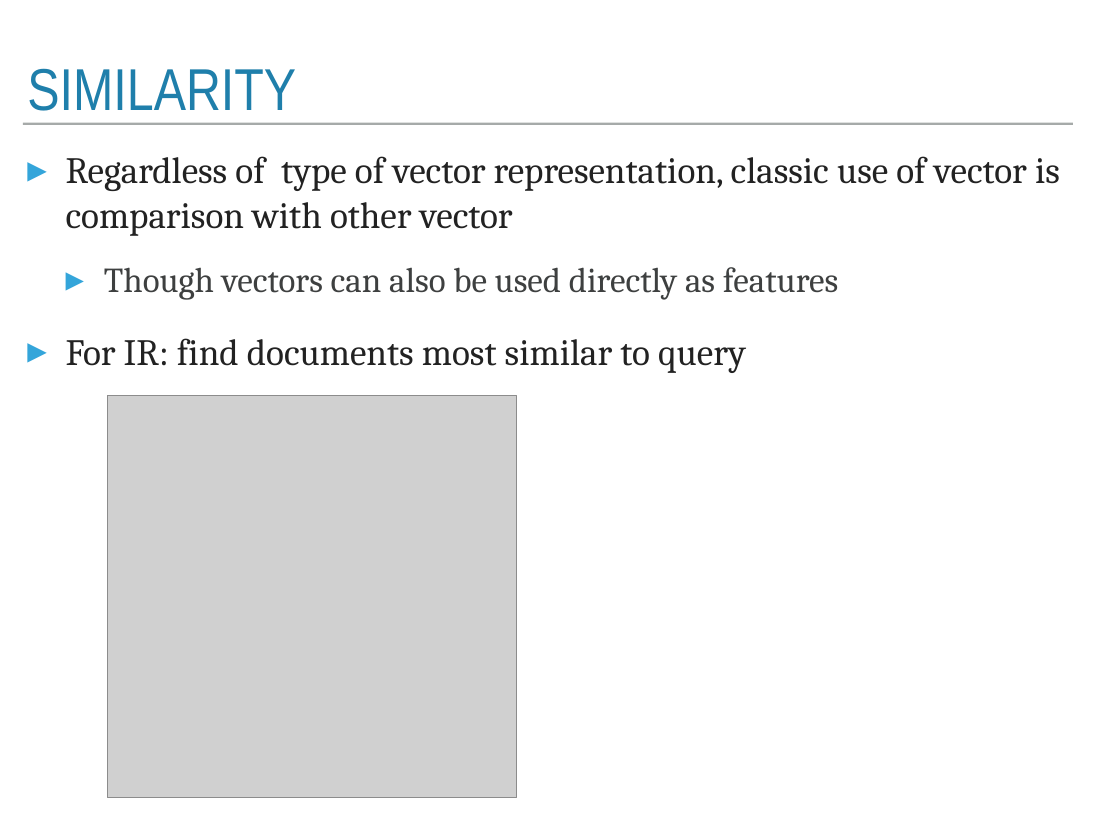
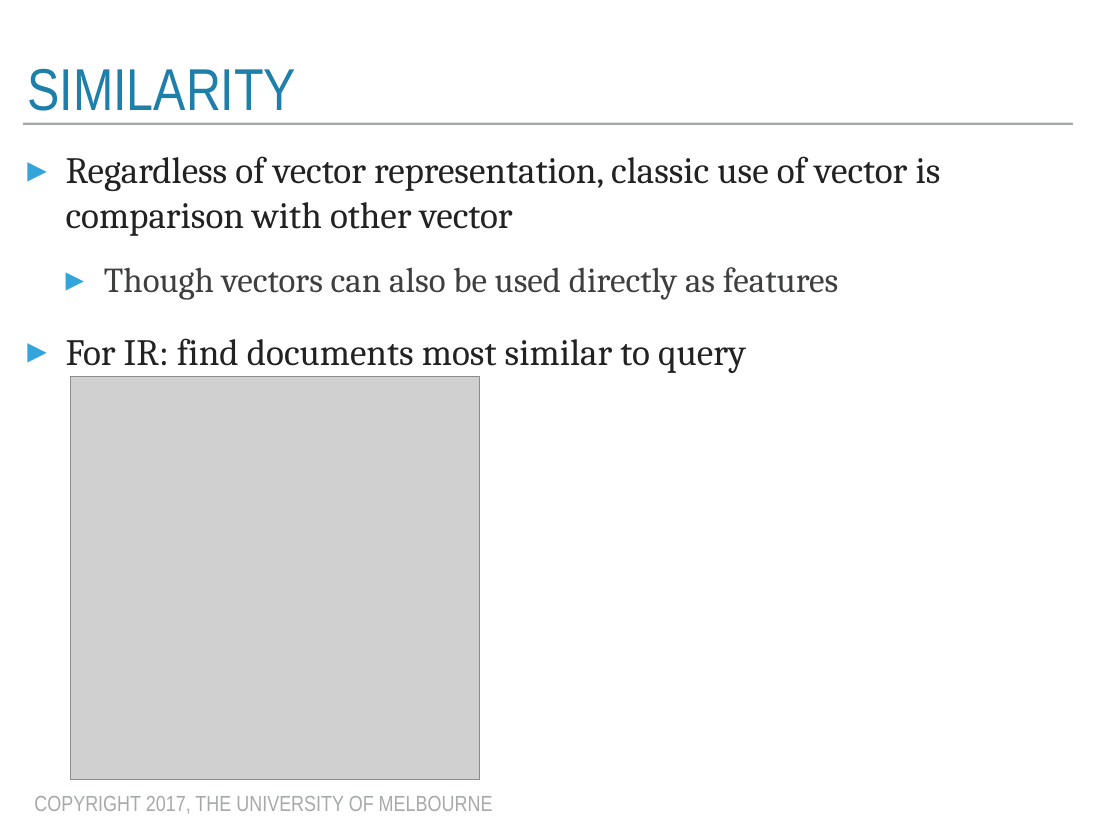
Before and after one commit to trevorcohn/comp90042, a slide deck: slide 18 of slides/WSTA_L9_distributional_semantics.pptx. Drawn at 1120x840 pixels with LibreOffice and Linux fonts; fonts in the diff are those of the drawing; grey boxes stand for pictures. Boxes give left, top, right and bottom in pixels: in the first picture for what was removed or moved away, otherwise in the second. Text is boxed around its words. In the diff, an @@ line names an element or a change of style, - is before the commit and + after.

```diff
--- a/slides/WSTA_L9_distributional_semantics.pptx
+++ b/slides/WSTA_L9_distributional_semantics.pptx
@@ text at bbox=[66, 156, 941, 236]: text changed @@
-▸ Regardless of type of vector representation, classic use of vector is comparison with other vector
+▸ Regardless of vector representation, classic use of vector is comparison with other vector
@@ picture: place and size @@
-picture at bbox=[107, 395, 517, 798]
+picture at bbox=[70, 376, 480, 779]
@@ text added at bbox=[34, 796, 493, 814], 20 pt, text #A6AAA9 @@
+COPYRIGHT 2017, THE UNIVERSITY OF MELBOURNE
```
Also in this commit, not shown: 22 other slides changed, 7 other files.
